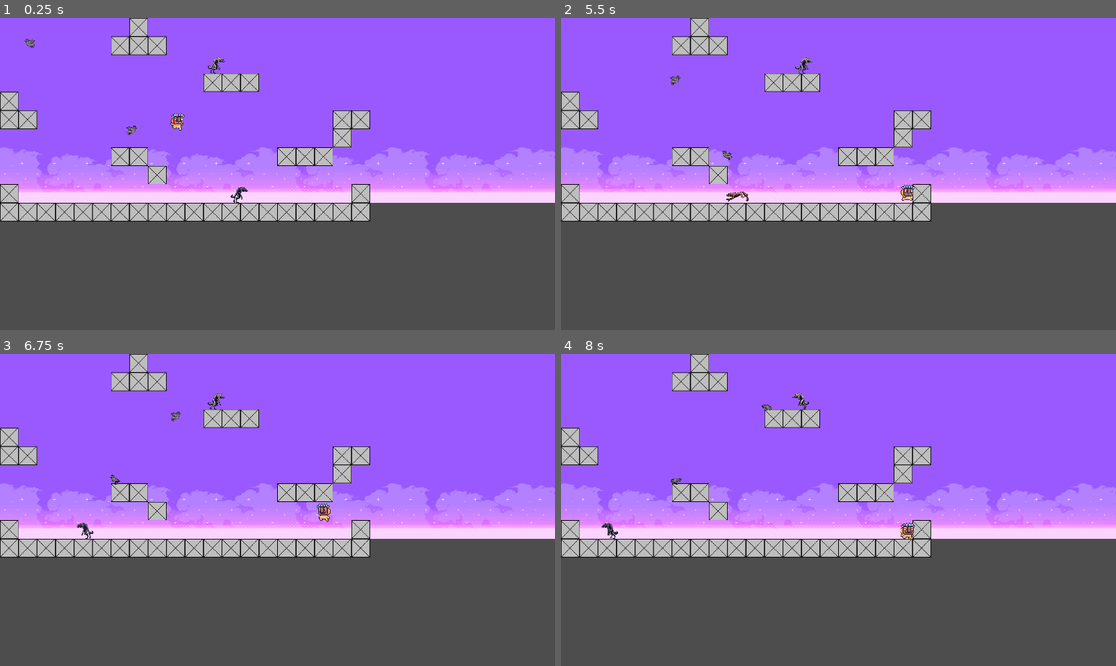
Above: before the commit, frames 1-4 (two rows, left to right).
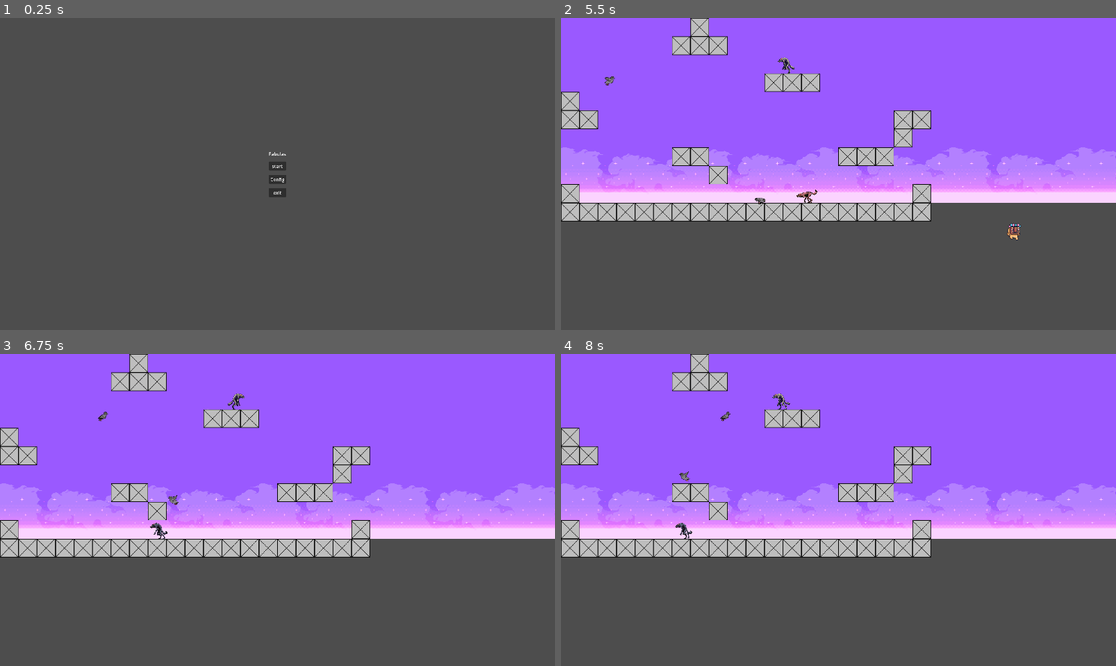
Above: after the commit, the same moments.

Repository: joaquin-salas/fabulas-videogame
Game: Godot game, scene res://ui/menus/main_menu/main_menu.tscn
Same seed, same stepped clock (60 frames per second), same inputs: the game is played once before the commit and once after it. Before the commit the project starts from res://levels/level_1.tscn.
Inputs (mouse positions are in pixels of both pictures, inside the frame that each line leads up to):
- Up to frame 1 (0.25 s): no input
- Up to frame 2 (5.5 s): click (838, 180) at 0.5 s, where only the run after the commit has a clickable "Config"; click (838, 164) at 1.25 s, where only the run after the commit has a clickable "start"; tap Enter at 2 s; move the mouse to (960, 158) at 2.02 s; hold Space (jump) 2.03-2.78 s; hold Right (move_right) 2.03-3.53 s; move the mouse to (727, 189) at 2.77 s; tap Space (jump) at 2.85, 3.02, 3.32, 4.35, 4.52, 4.82 s; move the mouse to (894, 105) at 3.52 s; hold Left (move_left) 3.53-4.28 s; hold Space (jump) 3.53-4.28 s; move the mouse to (810, 236) at 4.27 s; hold Right (move_right) from 4.28 s (still down); move the mouse to (1005, 220) at 5.02 s; hold Space (jump) from 5.03 s (still down)
- Up to frame 3 (6.75 s): tap Escape (Pause, bound only after the commit) at 5.65 s; release Right (move_right) at 5.75 s; release Space (jump) at 5.75 s; click (277, 500) at 5.75 s, where only the run after the commit has a clickable "Resume"; move the mouse to (111, 463) at 6.52 s; hold Left (move_left) from 6.53 s (still down); tap Space (jump) at 6.6 s
- Up to frame 4 (8 s): tap Space (jump) at 6.77, 7.07 s; move the mouse to (866, 510) at 7.27 s; release Left (move_left) at 7.28 s; hold Right (move_right) from 7.28 s (still down); hold Space (jump) from 7.28 s (still down)

The runs differ from the first frame. In frame 1, 63% of the frame differs, in the area x 0-100%, y 0-66%; in frame 2, 0.6%; in frame 3, 0.5%; in frame 4, 0.5%.

Commit message:
feat(ui)  add main menu and pause menu system

Diff:
--- a/fabulas/entities/player/player.tscn
+++ b/fabulas/entities/player/player.tscn
@@ -221,9 +221,8 @@
 [node name="AnimatedSprite2D" type="AnimatedSprite2D" parent="." unique_id=1047757366]
 scale = Vector2(2, 2)
 sprite_frames = SubResource("SpriteFrames_7dp3o")
-animation = &"run"
+animation = &"jump"
 autoplay = "idle"
-frame_progress = 0.4523529
 
 [node name="CollisionShape2D" type="CollisionShape2D" parent="." unique_id=1012705362]
 position = Vector2(1, 9)
--- a/fabulas/entities/player/states/player_state_base.gd
+++ b/fabulas/entities/player/states/player_state_base.gd
@@ -21,3 +21,7 @@
 func on_physics_process(delta: float) -> void:
 	handle_gravity(delta)
 	player.move_and_slide()
+
+func _input(event: InputEvent) -> void:
+	if event.is_action_pressed("Pause"):
+		SceneManager.paused_game(true)
--- a/fabulas/levels/level_1.tscn
+++ b/fabulas/levels/level_1.tscn
@@ -5,8 +5,10 @@
 [ext_resource type="PackedScene" uid="uid://bgx5mn44t03it" path="res://entities/enemies/aerial_enemy/aerial__enemy.tscn" id="3_rv5g2"]
 [ext_resource type="PackedScene" uid="uid://dp7x3d060s0vf" path="res://entities/enemies/ground_enemy/variant a/ground_enemy.tscn" id="4_lhx7y"]
 [ext_resource type="PackedScene" uid="uid://slerbf25y7d3" path="res://entities/enemies/ground_enemy/variant b/ground_enemy2.tscn" id="5_tq1so"]
+[ext_resource type="PackedScene" uid="uid://b8p2ff1ifmr5o" path="res://ui/menus/pause_menu/pause_menu.tscn" id="6_btoec"]
 
 [node name="Level" type="Node2D" unique_id=800210757]
+process_mode = 1
 
 [node name="Map" parent="." unique_id=1286230001 instance=ExtResource("1_lkqqh")]
 
@@ -32,3 +34,7 @@
 
 [node name="ground_enemy2" parent="Enemies" unique_id=1836502299 instance=ExtResource("5_tq1so")]
 position = Vector2(725, 178)
+
+[node name="CanvasLayer" type="CanvasLayer" parent="." unique_id=647427429]
+
+[node name="PauseMenu" parent="CanvasLayer" unique_id=248075495 instance=ExtResource("6_btoec")]
--- a/fabulas/project.godot
+++ b/fabulas/project.godot
@@ -12,13 +12,17 @@
 
 config/name="Fabulas"
 config/description="Videojuego sobre un pájaro que tiene que escalar una torre saltando para llegar a unas alas y poder volar."
-run/main_scene="uid://cqwjvexkmycoy"
+run/main_scene="uid://dkrk4ejombwic"
 config/features=PackedStringArray("4.6", "GL Compatibility")
 config/icon="uid://cjg4fdvawflqq"
 
 [audio]
 
 buses/default_bus_layout=""
+
+[autoload]
+
+SceneManager="*uid://mj2dipr4t0xq"
 
 [display]
 
@@ -51,6 +55,12 @@
 "events": [Object(InputEventKey,"resource_local_to_scene":false,"resource_name":"","device":-1,"window_id":0,"alt_press …(191 unchanged characters)…
 ]
 }
+Pause={
+"deadzone": 0.2,
+"events": [Object(InputEventKey,"resource_local_to_scene":false,"resource_name":"","device":0,"window_id":0,"alt_pressed":false,"shift_pressed":false,"ctrl_pressed":false,"meta_pressed":false,"pressed":false,"keycode":0,"physical_keycode":4194305,"key_label":0,"unicode":0,"location":0,"echo":false,"script":null)
+, Object(InputEventJoypadButton,"resource_local_to_scene":false,"resource_name":"","device":-1,"button_index":6,"pressure":0.0,"pressed":false,"script":null)
+]
+}
 
 [layer_names]
 
--- /dev/null
+++ b/fabulas/ui/menus/buttons/custom_button.gd
@@ -0,0 +1,23 @@
+extends Button
+class_name  CustomButton
+
+@onready var audio_click: AudioStreamPlayer = $AudioClick
+@onready var audio_enter: AudioStreamPlayer = $AudioEnter
+
+
+# Called when the node enters the scene tree for the first time.
+func _ready() -> void:
+	pass # Replace with function body.
+
+
+# Called every frame. 'delta' is the elapsed time since the previous frame.
+func _process(delta: float) -> void:
+	pass
+
+
+func _on_pressed() -> void:
+	audio_click.play()
+
+
+func _on_mouse_entered() -> void:
+	audio_enter.play()
--- /dev/null
+++ b/fabulas/ui/menus/buttons/custom_button.tscn
@@ -0,0 +1,28 @@
+[gd_scene format=3 uid="uid://bbbaoxb0tew6m"]
+
+[ext_resource type="Script" uid="uid://dhbhvyoixc5ib" path="res://ui/menus/buttons/custom_button.gd" id="1_sriw3"]
+[ext_resource type="AudioStream" uid="uid://2f0yngj5od3n" path="res://ui/menus/buttons/audio/click.mp3" id="2_q2j4d"]
+[ext_resource type="AudioStream" uid="uid://dccxuohxtjl35" path="res://ui/menus/buttons/audio/enter.mp3" id="3_nc6vt"]
+
+[node name="CustomButton" type="Button" unique_id=307769692]
+anchors_preset = 15
+anchor_right = 1.0
+anchor_bottom = 1.0
+offset_left = 3.0
+offset_top = 2.0
+offset_right = -1826.0
+offset_bottom = -1036.0
+grow_horizontal = 2
+grow_vertical = 2
+text = "text
+"
+script = ExtResource("1_sriw3")
+
+[node name="AudioClick" type="AudioStreamPlayer" parent="." unique_id=1847650817]
+stream = ExtResource("2_q2j4d")
+
+[node name="AudioEnter" type="AudioStreamPlayer" parent="." unique_id=1338999205]
+stream = ExtResource("3_nc6vt")
+
+[connection signal="mouse_entered" from="." to="." method="_on_mouse_entered"]
+[connection signal="pressed" from="." to="." method="_on_pressed"]
--- /dev/null
+++ b/fabulas/ui/menus/main_menu/main_menu.gd
@@ -0,0 +1,28 @@
+extends Control
+class_name MainMenu
+
+@onready var menu_music: AudioStreamPlayer = $menu_music
+
+# Called when the node enters the scene tree for the first time.
+func _ready() -> void:
+	get_tree().paused = true
+	menu_music.play()
+
+
+# Called every frame. 'delta' is the elapsed time since the previous frame.
+func _process(delta: float) -> void:
+	pass
+
+
+func _on_start_pressed() -> void:
+	get_tree().paused = false
+	get_tree().change_scene_to_file("res://levels/level_1.tscn")
+
+
+
+func _on_exit_pressed() -> void:
+	get_tree().quit()
+
+
+func _on_config_pressed() -> void:
+	get_tree().change_scene_to_file("res://config")
--- /dev/null
+++ b/fabulas/ui/menus/main_menu/main_menu.tscn
@@ -0,0 +1,60 @@
+[gd_scene format=3 uid="uid://dkrk4ejombwic"]
+
+[ext_resource type="Theme" uid="uid://dicl4ssjmskrc" path="res://ui/menus/menu_theme.tres" id="1_ioe73"]
+[ext_resource type="Script" uid="uid://b0fe6nwphbru5" path="res://ui/menus/main_menu/main_menu.gd" id="2_txwgg"]
+[ext_resource type="PackedScene" uid="uid://bbbaoxb0tew6m" path="res://ui/menus/buttons/custom_button.tscn" id="3_j3h1s"]
+[ext_resource type="AudioStream" uid="uid://cejopb7uvbl6r" path="res://ui/menus/main_menu/audio/grand_project-deep-epic-cinematic-when-time-collapses_outro-501526.mp3" id="4_txwgg"]
+
+[node name="MainMenu" type="Control" unique_id=1221789689]
+process_mode = 2
+layout_mode = 3
+anchors_preset = 15
+anchor_right = 1.0
+anchor_bottom = 1.0
+grow_horizontal = 2
+grow_vertical = 2
+theme = ExtResource("1_ioe73")
+script = ExtResource("2_txwgg")
+
+[node name="MarginContainer" type="MarginContainer" parent="." unique_id=1634943321]
+layout_mode = 1
+anchors_preset = 15
+anchor_right = 1.0
+anchor_bottom = 1.0
+grow_horizontal = 2
+grow_vertical = 2
+
+[node name="VBoxContainer" type="VBoxContainer" parent="MarginContainer" unique_id=1303172678]
+layout_mode = 2
+size_flags_horizontal = 4
+size_flags_vertical = 4
+
+[node name="Label" type="Label" parent="MarginContainer/VBoxContainer" unique_id=1093872111]
+layout_mode = 2
+size_flags_horizontal = 4
+size_flags_vertical = 0
+text = "Fabulas"
+horizontal_alignment = 1
+
+[node name="Start" parent="MarginContainer/VBoxContainer" unique_id=307769692 instance=ExtResource("3_j3h1s")]
+layout_mode = 2
+text = "start
+"
+
+[node name="Config" parent="MarginContainer/VBoxContainer" unique_id=411673386 instance=ExtResource("3_j3h1s")]
+layout_mode = 2
+text = "Config
+
+"
+
+[node name="exit" parent="MarginContainer/VBoxContainer" unique_id=1685232391 instance=ExtResource("3_j3h1s")]
+layout_mode = 2
+text = "exit
+"
+
+[node name="menu_music" type="AudioStreamPlayer" parent="." unique_id=968624521]
+stream = ExtResource("4_txwgg")
+autoplay = true
+
+[connection signal="pressed" from="MarginContainer/VBoxContainer/Start" to="." method="_on_start_pressed"]
+[connection signal="pressed" from="MarginContainer/VBoxContainer/exit" to="." method="_on_exit_pressed"]
--- /dev/null
+++ b/fabulas/ui/menus/main_menu/menu_music.gd
@@ -0,0 +1,11 @@
+extends AudioStreamPlayer
+
+
+# Called when the node enters the scene tree for the first time.
+func _ready() -> void:
+	pass # Replace with function body.
+
+
+# Called every frame. 'delta' is the elapsed time since the previous frame.
+func _process(delta: float) -> void:
+	pass
--- /dev/null
+++ b/fabulas/ui/menus/menu_theme.tres
@@ -0,0 +1,8 @@
+[gd_resource type="Theme" format=3 uid="uid://dicl4ssjmskrc"]
+
+[resource]
+MarginContainer/constants/margin_bottom = 30
+MarginContainer/constants/margin_left = 30
+MarginContainer/constants/margin_right = 30
+MarginContainer/constants/margin_top = 30
+VBoxContainer/constants/separation = 15
--- /dev/null
+++ b/fabulas/ui/menus/pause_menu/pause_menu.gd
@@ -0,0 +1,24 @@
+extends Control
+class_name  PauseMenu
+
+# Called when the node enters the scene tree for the first time.
+func _ready() -> void:
+	pass # Replace with function body.
+
+
+# Called every frame. 'delta' is the elapsed time since the previous frame.
+func _process(delta: float) -> void:
+	pass
+
+
+func _on_resume_pressed() -> void:
+	self.visible = false
+	SceneManager.paused_game(false)
+
+
+func _on_config_pressed() -> void:
+	pass # Replace with function body.
+
+
+func _on_exit_pressed() -> void:
+	get_tree().change_scene_to_file("res://ui/menus/main_menu/main_menu.tscn")
--- /dev/null
+++ b/fabulas/ui/menus/pause_menu/pause_menu.tscn
@@ -0,0 +1,56 @@
+[gd_scene format=3 uid="uid://b8p2ff1ifmr5o"]
+
+[ext_resource type="Script" uid="uid://daf7ro7281rci" path="res://ui/menus/pause_menu/pause_menu.gd" id="1_51icm"]
+[ext_resource type="Theme" uid="uid://dicl4ssjmskrc" path="res://ui/menus/menu_theme.tres" id="1_hv7dm"]
+[ext_resource type="PackedScene" uid="uid://bbbaoxb0tew6m" path="res://ui/menus/buttons/custom_button.tscn" id="3_2pmna"]
+
+[node name="PauseMenu" type="Control" unique_id=248075495]
+process_mode = 2
+visible = false
+layout_mode = 3
+anchors_preset = 15
+anchor_right = 1.0
+anchor_bottom = 1.0
+grow_horizontal = 2
+grow_vertical = 2
+script = ExtResource("1_51icm")
+
+[node name="MarginContainer" type="MarginContainer" parent="." unique_id=1198724314]
+layout_mode = 1
+anchors_preset = 15
+anchor_right = 1.0
+anchor_bottom = 1.0
+grow_horizontal = 2
+grow_vertical = 2
+theme = ExtResource("1_hv7dm")
+
+[node name="VBoxContainer" type="VBoxContainer" parent="MarginContainer" unique_id=1551091453]
+layout_mode = 2
+size_flags_horizontal = 4
+size_flags_vertical = 4
+
+[node name="Label" type="Label" parent="MarginContainer/VBoxContainer" unique_id=2063563408]
+layout_mode = 2
+size_flags_horizontal = 4
+text = "Pause"
+
+[node name="Resume" parent="MarginContainer/VBoxContainer" unique_id=307769692 instance=ExtResource("3_2pmna")]
+layout_mode = 2
+text = "Resume
+
+"
+
+[node name="Config" parent="MarginContainer/VBoxContainer" unique_id=1956638301 instance=ExtResource("3_2pmna")]
+layout_mode = 2
+text = "Config
+
+"
+
+[node name="Exit" parent="MarginContainer/VBoxContainer" unique_id=1543039629 instance=ExtResource("3_2pmna")]
+layout_mode = 2
+text = "Exit
+"
+
+[connection signal="pressed" from="MarginContainer/VBoxContainer/Resume" to="." method="_on_resume_pressed"]
+[connection signal="pressed" from="MarginContainer/VBoxContainer/Config" to="." method="_on_config_pressed"]
+[connection signal="pressed" from="MarginContainer/VBoxContainer/Exit" to="." method="_on_exit_pressed"]
--- /dev/null
+++ b/fabulas/ui/menus/scene_manager.gd
@@ -0,0 +1,12 @@
+extends Node
+
+
+
+func paused_game(pause: bool):
+	get_tree().paused = pause
+
+	if pause:
+		var canvas: CanvasLayer = get_tree().current_scene.get_node("CanvasLayer")
+		var pause_menu: PauseMenu = canvas.get_node("PauseMenu")
+
+		pause_menu.visible = true
Not shown, added: fabulas/ui/menus/buttons/audio/click.mp3.import
Not shown, added: fabulas/ui/menus/buttons/audio/enter.mp3.import
Not shown, added: fabulas/ui/menus/buttons/custom_button.gd.uid
Not shown, added: fabulas/ui/menus/main_menu/audio/grand_project-deep-epic-cinematic-when-time-collapses_outro-501526.mp3.import
Not shown, added: fabulas/ui/menus/main_menu/main_menu.gd.uid
Not shown, added: fabulas/ui/menus/main_menu/menu_music.gd.uid
Not shown, added: fabulas/ui/menus/pause_menu/pause_menu.gd.uid
Not shown, added: fabulas/ui/menus/scene_manager.gd.uid
Not shown, added: fabulas/ui/menus/buttons/audio/click.mp3
Not shown, added: fabulas/ui/menus/buttons/audio/enter.mp3
Not shown, added: fabulas/ui/menus/main_menu/audio/grand_project-deep-epic-cinematic-when-time-collapses_outro-501526.mp3
